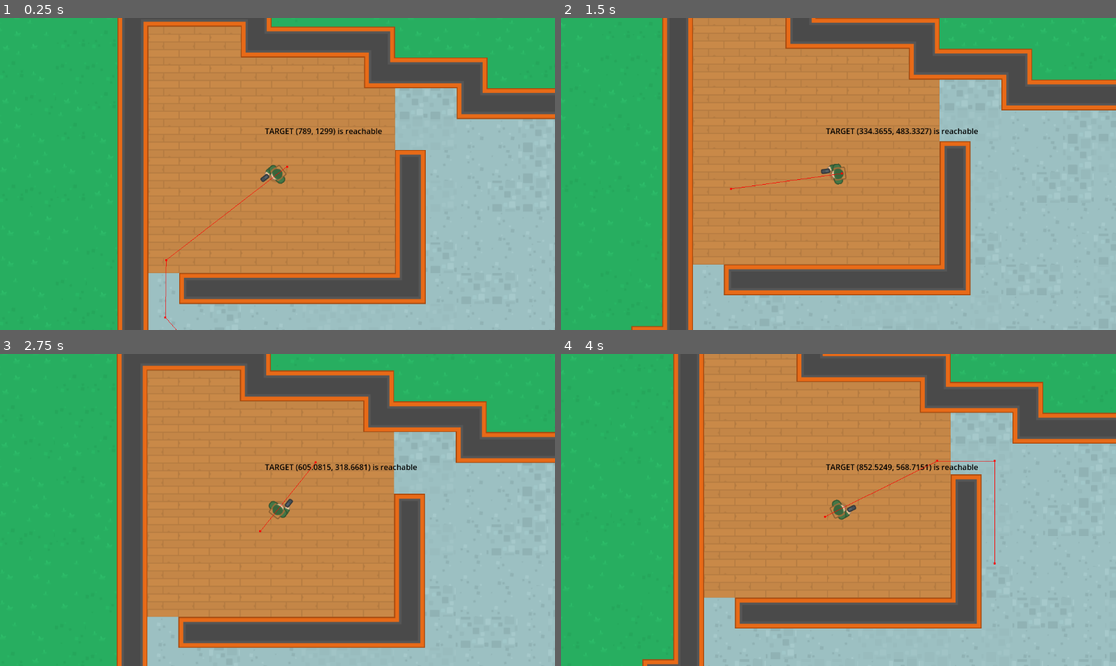
Above: before the commit, frames 1-4 (two rows, left to right).
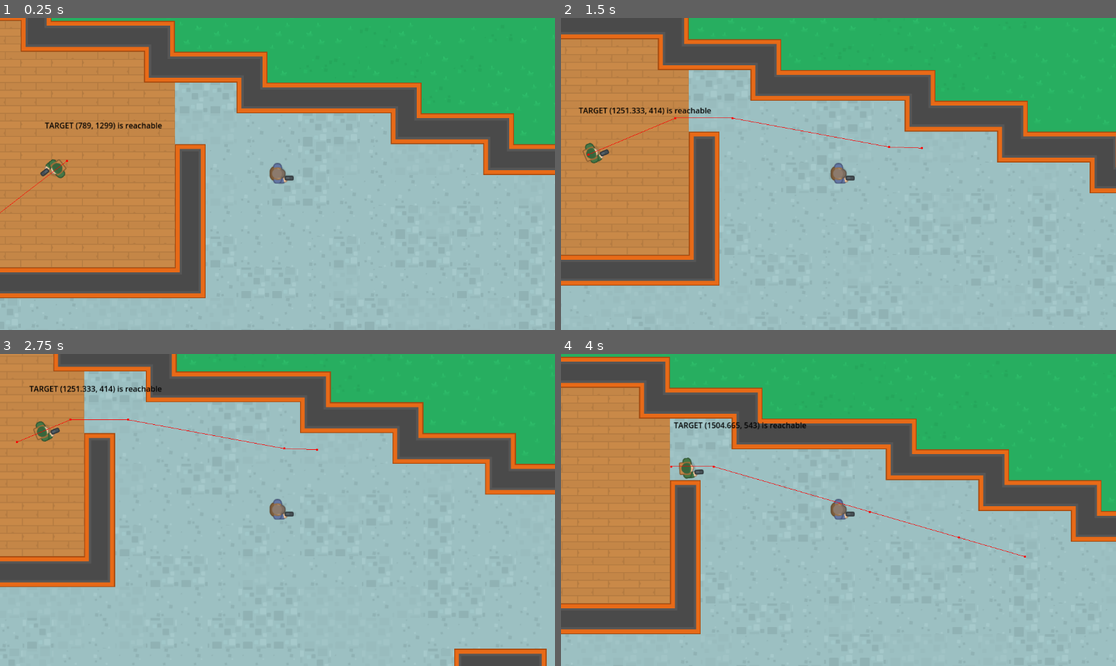
Above: after the commit, the same moments.

Repository: fj0lverkr/do-not-mind-me
Game: Godot game, scene res://scenes/level_map/level_map.tscn
Same seed, same stepped clock (60 frames per second), same inputs: the game is played once before the commit and once after it.
Inputs (mouse positions are in pixels of both pictures, inside the frame that each line leads up to):
- Up to frame 1 (0.25 s): no input
- Up to frame 2 (1.5 s): move the mouse to (960, 158) at 0.52 s; hold D (right, bound only after the commit) 0.53-1.28 s; click (960, 158) at 0.6 s; move the mouse to (727, 189) at 1.27 s; hold S (down, bound only after the commit) from 1.28 s (still down); click (727, 189) at 1.35 s
- Up to frame 3 (2.75 s): move the mouse to (333, 441) at 2.02 s; release S (down, bound only after the commit) at 2.03 s; hold D (right, bound only after the commit) from 2.03 s (still down); click (333, 441) at 2.1 s
- Up to frame 4 (4 s): move the mouse to (810, 572) at 2.77 s; release D (right, bound only after the commit) at 2.78 s; hold W (up, bound only after the commit) 2.78-3.53 s; click (810, 572) at 2.85 s; move the mouse to (1005, 556) at 3.52 s; hold A (left, bound only after the commit) from 3.53 s (still down); click (1005, 556) at 3.6 s

The runs differ from the first frame. In frame 1, 74% of the frame differs, in the area x 0-100%, y 0-100%; in frame 2, 74%; in frame 3, 74%; in frame 4, 76%.

Commit message:
player movement

Diff:
--- a/project.godot
+++ b/project.godot
@@ -35,6 +35,26 @@
 "events": [Object(InputEventMouseButton,"resource_local_to_scene":false,"resource_name":"","device":-1,"window_id":0,"a …(257 unchanged characters)…
 ]
 }
+up={
+"deadzone": 0.5,
+"events": [Object(InputEventKey,"resource_local_to_scene":false,"resource_name":"","device":-1,"window_id":0,"alt_pressed":false,"shift_pressed":false,"ctrl_pressed":false,"meta_pressed":false,"pressed":false,"keycode":0,"physical_keycode":87,"key_label":0,"unicode":122,"location":0,"echo":false,"script":null)
+]
+}
+down={
+"deadzone": 0.5,
+"events": [Object(InputEventKey,"resource_local_to_scene":false,"resource_name":"","device":-1,"window_id":0,"alt_pressed":false,"shift_pressed":false,"ctrl_pressed":false,"meta_pressed":false,"pressed":false,"keycode":0,"physical_keycode":83,"key_label":0,"unicode":115,"location":0,"echo":false,"script":null)
+]
+}
+left={
+"deadzone": 0.5,
+"events": [Object(InputEventKey,"resource_local_to_scene":false,"resource_name":"","device":-1,"window_id":0,"alt_pressed":false,"shift_pressed":false,"ctrl_pressed":false,"meta_pressed":false,"pressed":false,"keycode":0,"physical_keycode":65,"key_label":0,"unicode":113,"location":0,"echo":false,"script":null)
+]
+}
+right={
+"deadzone": 0.5,
+"events": [Object(InputEventKey,"resource_local_to_scene":false,"resource_name":"","device":-1,"window_id":0,"alt_pressed":false,"shift_pressed":false,"ctrl_pressed":false,"meta_pressed":false,"pressed":false,"keycode":0,"physical_keycode":68,"key_label":0,"unicode":100,"location":0,"echo":false,"script":null)
+]
+}
 
 [layer_names]
 
--- a/scenes/level_map/level_map.tscn
+++ b/scenes/level_map/level_map.tscn
@@ -1,8 +1,9 @@
-[gd_scene load_steps=6 format=4 uid="uid://cyh7n2d4cssp5"]
+[gd_scene load_steps=7 format=4 uid="uid://cyh7n2d4cssp5"]
 
 [ext_resource type="TileSet" uid="uid://cdjl416i81huf" path="res://assets/level_tileset.tres" id="1_cs015"]
 [ext_resource type="PackedScene" uid="uid://bpm84dseq2m1q" path="res://scenes/npc/npc.tscn" id="2_xdhus"]
 [ext_resource type="PackedScene" uid="uid://25pmq8donxlx" path="res://scenes/waypoint/waypoint.tscn" id="3_hart7"]
+[ext_resource type="PackedScene" uid="uid://bvb5cnvoqb8t3" path="res://scenes/player/player.tscn" id="4_vvh1k"]
 
 [sub_resource type="NavigationPolygon" id="NavigationPolygon_vr77x"]
 vertices = PackedVector2Array(1436.45, 1496.85, 1487.76, 1418.17, 1374.04, 1971.94, 1434.55, 1379.07, 1175.92, 716.773, …(870 unchanged characters)…
@@ -60,8 +61,6 @@
 position = Vector2(544, 419)
 _patrol_points_node = NodePath("../Patrol1")
 
-[node name="Camera2D" type="Camera2D" parent="NPC"]
-
 [node name="Nav" type="Node2D" parent="."]
 
 [node name="NavigationRegion2D" type="NavigationRegion2D" parent="Nav"]
@@ -96,3 +95,9 @@
 position = Vector2(1219, 111)
 color = Color(0, 1, 0, 0.282353)
 polygon = PackedVector2Array(1787, 1295, 1786, 1676, 1592, 1679, 1595, 1750, 1786, 1749, 1786, 1877, 1855, 1876, 1857, 1749, 2432, 1749, 2433, 1615, 2361, 1615, 2362, 1680, 1857, 1678, 1854, 1296)
+
+[node name="Player" parent="." instance=ExtResource("4_vvh1k")]
+position = Vector2(980, 445)
+
+[node name="Camera2D" type="Camera2D" parent="Player"]
+position = Vector2(1, 1)
--- a/scenes/player/player.gd
+++ b/scenes/player/player.gd
@@ -1,5 +1,8 @@
 class_name Player
 extends CharacterBody2D
+
+@export
+var _speed: float = 130.0
 
 
 func _ready() -> void:
@@ -7,4 +10,12 @@
 
 
 func _physics_process(_delta: float) -> void:
-    pass
+    _process_input()
+    move_and_slide()
+
+
+func _process_input() -> void:
+    var new_velocity: Vector2 = Vector2.ZERO
+    new_velocity.x = Input.get_action_strength("right") - Input.get_action_strength("left")
+    new_velocity.y = Input.get_action_strength("down") - Input.get_action_strength("up")
+    velocity = new_velocity.normalized() * _speed
